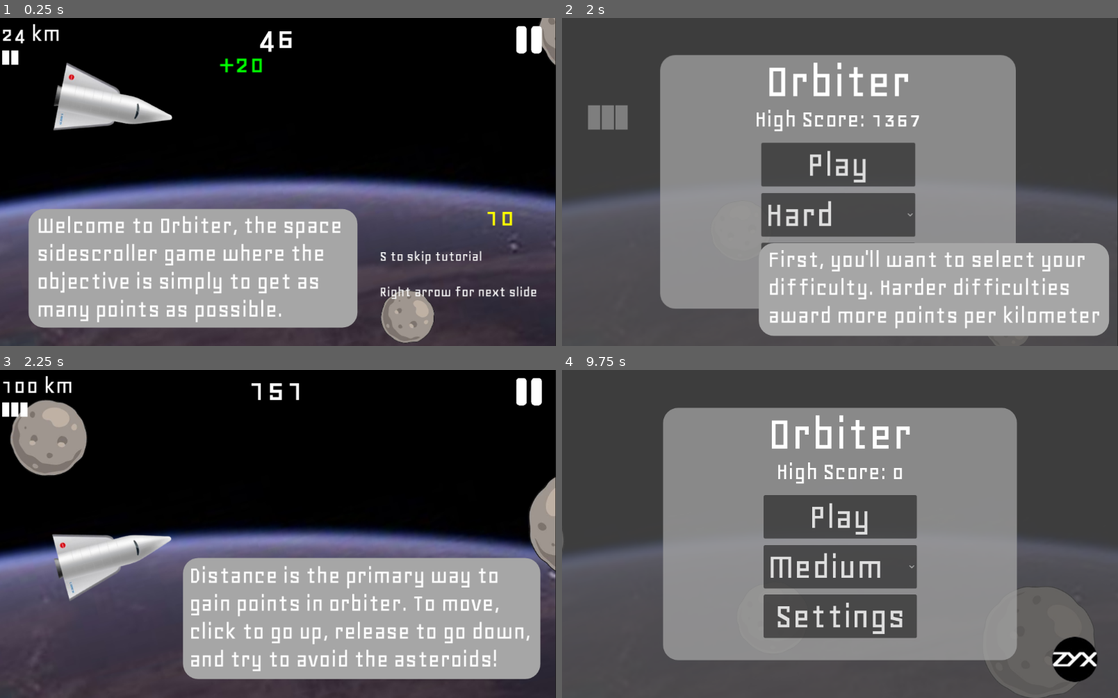
Above: before the commit, frames 1-4 (two rows, left to right).
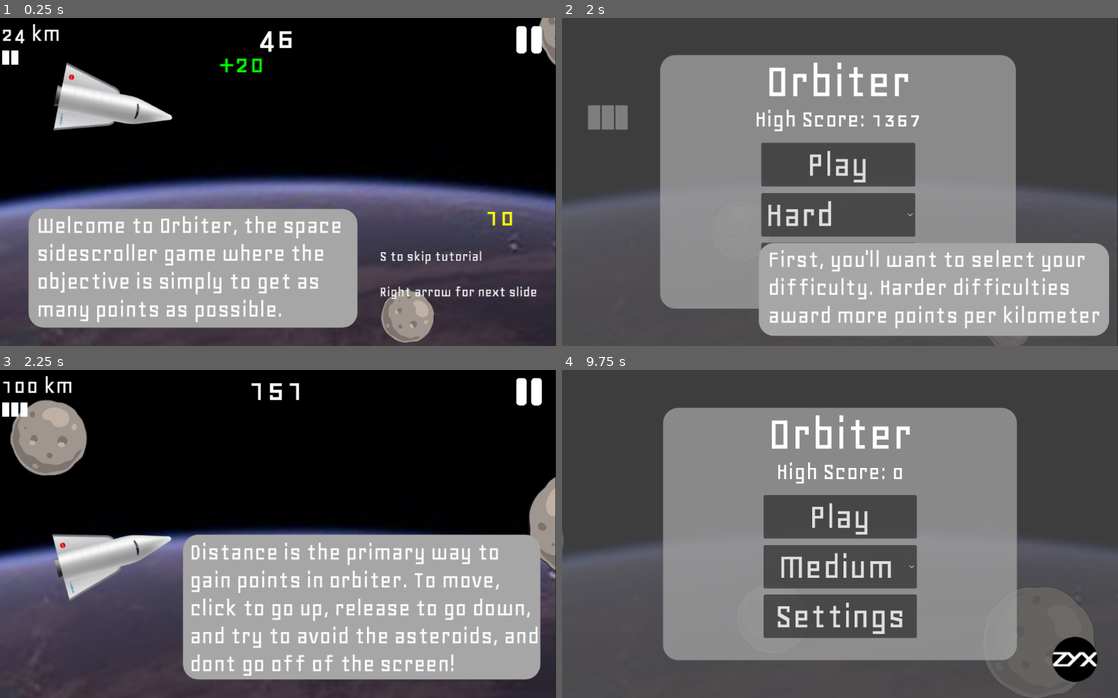
Above: after the commit, the same moments.

Repository: ZYX-2727/Orbiter
Game: Godot game, scene res://scenes/main.tscn
Two runs of this game, one before a commit and one after it. Both use one fixed random seed, a clock stepped at 60 frames per second and the inputs below.
Inputs:
- Up to frame 1 (0.25 s): no input
- Up to frame 2 (2 s): tap Space (shoot) at 0.5, 1.25, 1.35 s; hold Up (up) from 0.53 s (still down); tap Right (next_tutorial) at 0.6 s
- Up to frame 3 (2.25 s): tap Space (shoot) at 2 s; release Up (up) at 2.03 s; tap Right (next_tutorial) at 2.1 s
- Up to frame 4 (9.75 s): tap Space (shoot) at 2.75, 2.85, 3.5, 4.25, 4.35, 5.85, 7.35, 8.85 s; hold Up (up) 2.78-4.28 s; tap Right (next_tutorial) every 1.5 s from 3.6 to 9.6 s; tap Up (up) at 4.52, 6.02, 6.77 s; hold Up (up) 5.03-5.78 s; hold Up (up) 7.28-9.53 s

Frames 1-2 are identical in both runs. In frame 3, 10% of the frame differs, in the area x 32-98%, y 50-95%; in frame 4, 0.7%.

Commit message:
fixed text centering, music, and weightiness

Diff:
--- a/project.godot
+++ b/project.godot
@@ -65,6 +65,7 @@
 [physics]
 
 3d/physics_engine="Jolt Physics"
+2d/default_gravity=890.0
 
 [rendering]
 
--- a/scenes/main.tscn
+++ b/scenes/main.tscn
@@ -46,6 +46,7 @@
 [node name="Music" type="AudioStreamPlayer" parent="." unique_id=2006140783]
 stream = ExtResource("7_o6xl0")
 autoplay = true
+parameters/looping = true
 
 [node name="Collect" type="AudioStreamPlayer" parent="." unique_id=1873386821]
 stream = ExtResource("8_tipki")
--- a/scenes/menu.tscn
+++ b/scenes/menu.tscn
@@ -94,6 +94,7 @@
 grow_vertical = 2
 theme_override_fonts/font = ExtResource("1_yqeox")
 theme_override_font_sizes/font_size = 75
+alignment = 1
 selected = 0
 item_count = 3
 popup/item_0/text = "Easy"
--- a/scenes/tutorial.tscn
+++ b/scenes/tutorial.tscn
@@ -139,6 +139,7 @@
 
 [node name="Panel" type="Panel" parent="Slide4" unique_id=204035051]
 anchors_preset = -1
+anchor_top = -0.0929156
 anchor_bottom = -0.0929156
 offset_left = -156.29138
 offset_top = 114.12836
@@ -174,6 +175,7 @@
 [node name="Panel" type="Panel" parent="Slide3" unique_id=1912491423]
 anchors_preset = -1
 anchor_left = -0.03176351
+anchor_top = -0.07159064
 offset_left = -151.31812
 offset_top = 50.470642
 offset_right = 517.08813
@@ -183,9 +185,10 @@
 
 [node name="Score" type="Label" parent="Slide3/Panel" unique_id=666620235]
 layout_mode = 1
-anchors_preset = 5
-anchor_left = 0.5
-anchor_right = 0.5
+anchors_preset = -1
+anchor_left = 0.45685998
+anchor_right = 0.56635636
+anchor_bottom = 0.10192647
 offset_left = -308.3422
 offset_top = 7.957248
 offset_right = 312.65784
@@ -198,7 +201,8 @@
 text = "Distance is the primary way to
 gain points in orbiter. To move,
 click to go up, release to go down,
-and try to avoid the asteroids!"
+and try to avoid the asteroids, and
+dont go off of the screen!"
 metadata/_edit_use_anchors_ = true
 
 [node name="Slide2" type="Sprite2D" parent="." unique_id=1404340950]
